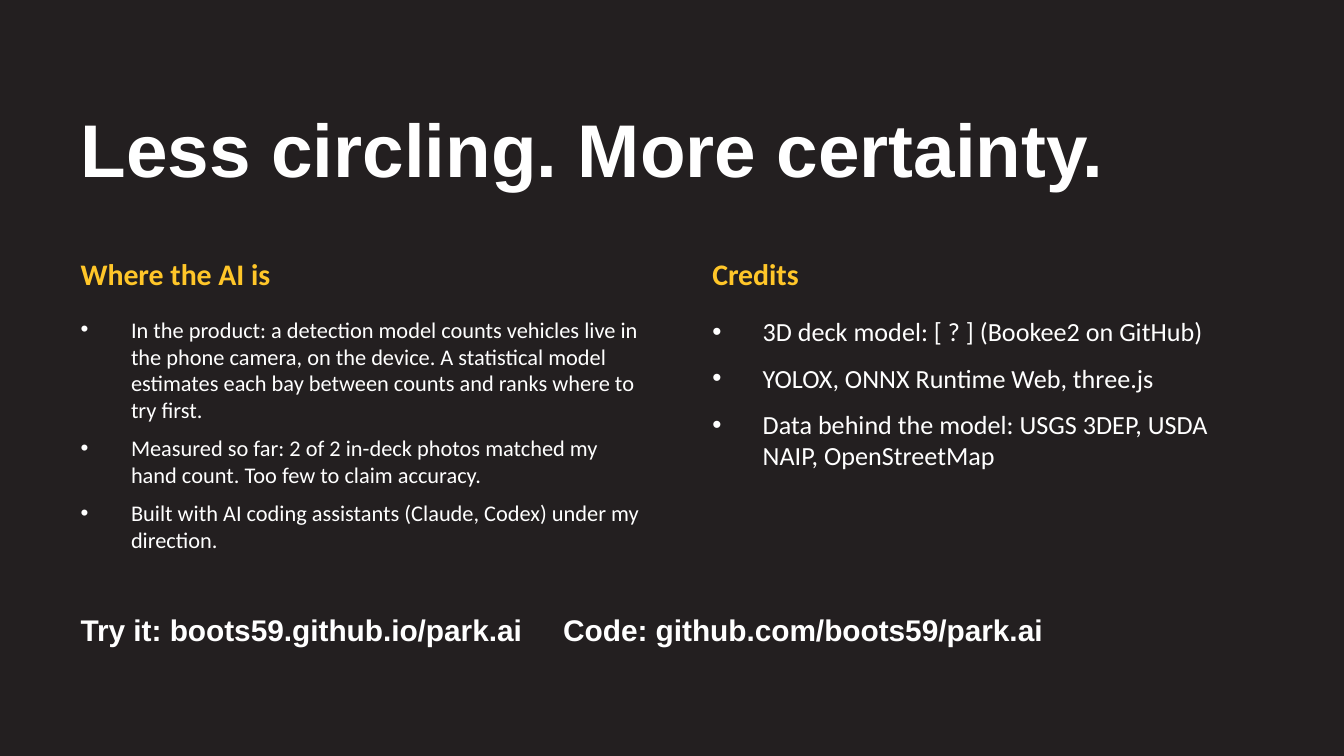
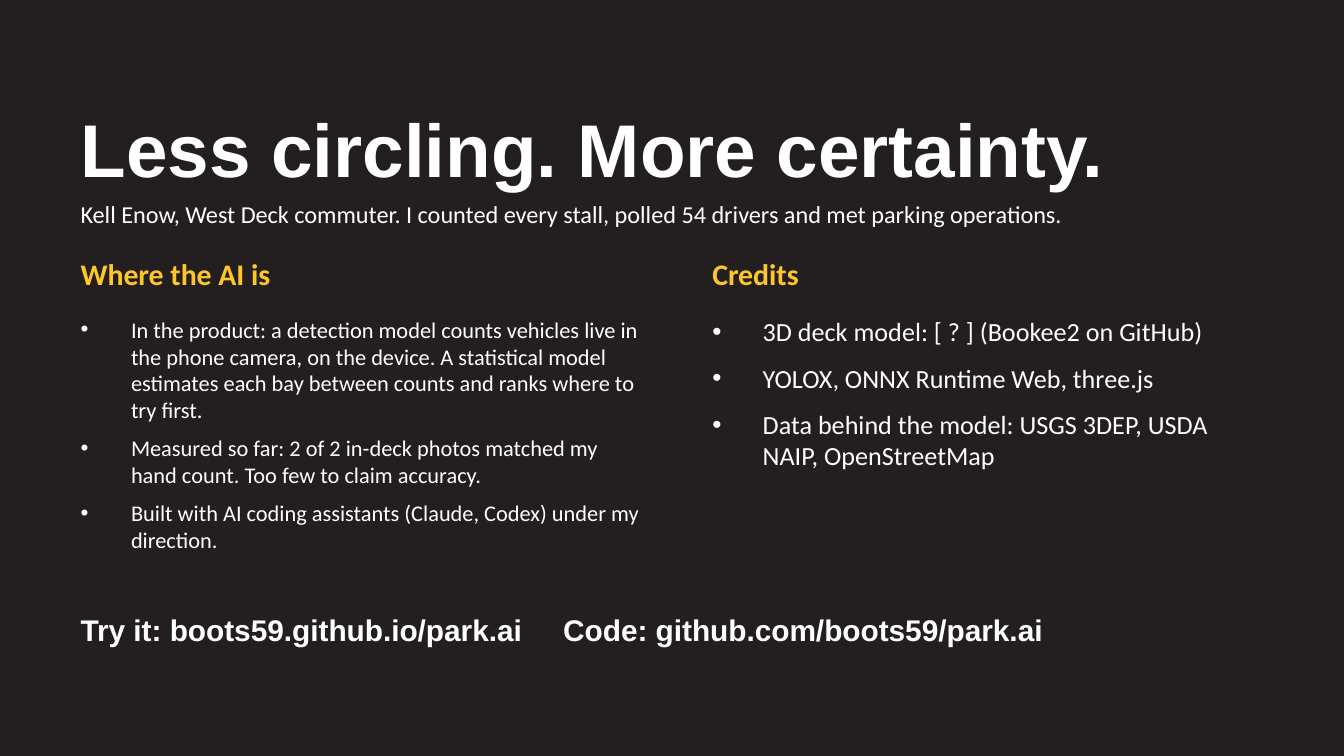
Before and after one commit to boots59/park.ai, a slide deck: slide 8 of submission/Park-AI-pitch-DRAFT.pptx. Drawn at 1344x756 pixels with LibreOffice and Linux fonts; fonts in the diff are those of the drawing. Boxes give left, top, right and bottom in pixels: in the first picture for what was removed or moved away, otherwise in the second. Text is boxed around its words. In the diff, an @@ line names an element or a change of style, - is before the commit and + after.

```diff
--- a/submission/Park-AI-pitch-DRAFT.pptx
+++ b/submission/Park-AI-pitch-DRAFT.pptx
@@ text added at bbox=[81, 206, 1061, 227], 13 pt, text #FFFFFF @@
+Kell Enow, West Deck commuter. I counted every stall, polled 54 drivers and met parking operations.
```
Also in this commit, not shown: 3 other slides changed, 2 slides added, 2 slides removed, 4 other files.
